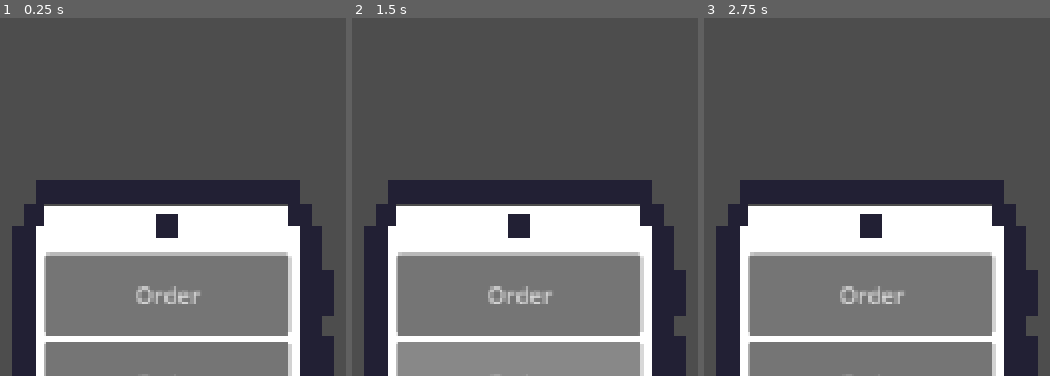
Above: before the commit, frames 1-3 (left to right).
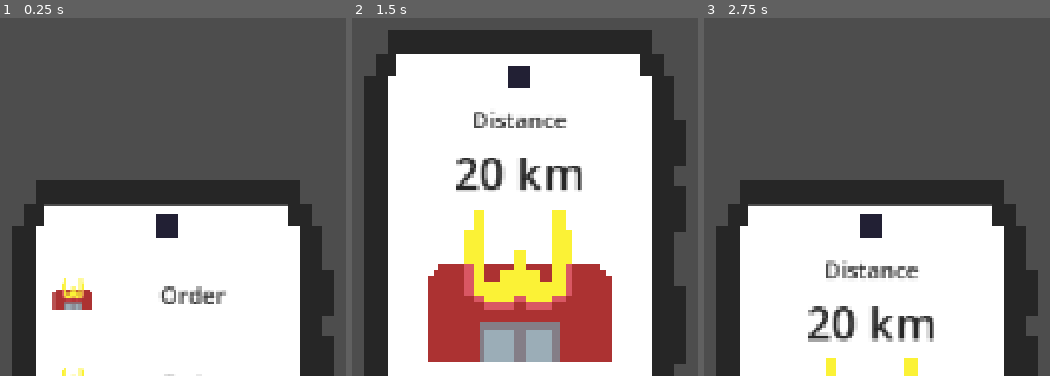
Above: after the commit, the same moments.

Repository: JustThomi/gmtk2026
Game: Godot game, scene res://src/ui/hud.tscn
The game is run twice, just before and just after one commit, with the same random seed, the same clock (stepped at 60 frames per second) and the same inputs. The project has no main scene, so this scene is started directly.
Inputs (mouse positions are in pixels of both pictures, inside the frame that each line leads up to):
- Up to frame 1 (0.25 s): no input
- Up to frame 2 (1.5 s): click "Order" at 0.5 s; tap Enter (ui_accept) at 1.25 s; move the mouse to (525, 350) at 1.27 s; hold D (right) from 1.28 s (still down)
- Up to frame 3 (2.75 s): tap Enter (ui_accept) at 1.52, 2, 2.27 s; move the mouse to (outside the picture) at 2.02 s; release D (right) at 2.03 s; hold S (back) from 2.03 s (still down)

The runs differ from the first frame. In frame 1, 23% of the frame differs, in the area x 12-85%, y 65-100%; in frame 2, 69%, in the area x 3-97%, y 3-100%; in frame 3, 23%.

Commit message:
add basic order selection and sprites

Diff:
--- a/src/ui/hud.gd
+++ b/src/ui/hud.gd
@@ -1,9 +1,20 @@
 extends Control
 
 @onready var phone: MarginContainer = $Phone
+@onready var orders_page: MarginContainer = $Phone/OrdersPage
+@onready var active_order_page: MarginContainer = $Phone/ActiveOrderPage
+
+func _ready() -> void:
+	orders_page.show()
+	active_order_page.hide()
 
 func _on_area_2d_mouse_entered():
 	phone.position.y = 392.0
 
 func _on_area_2d_mouse_exited():
 	phone.position.y = 500.0
+
+func _on_button_pressed() -> void:
+	# TODO: trigger orders here
+	orders_page.hide()
+	active_order_page.show()
--- a/src/ui/hud.tscn
+++ b/src/ui/hud.tscn
@@ -2,6 +2,7 @@
 
 [ext_resource type="Script" uid="uid://b125iay4qyyis" path="res://src/ui/hud.gd" id="1_4rn03"]
 [ext_resource type="Texture2D" uid="uid://c1shj0s3h4vl0" path="res://assets/ui/phone_border.png" id="1_eqvli"]
+[ext_resource type="Texture2D" uid="uid://ds4wxvyjd83g2" path="res://assets/ui/mickeychickey.png" id="3_snmo6"]
 
 [sub_resource type="RectangleShape2D" id="RectangleShape2D_3agn1"]
 size = Vector2(232.5, 248)
@@ -48,30 +49,78 @@
 layout_mode = 2
 texture = ExtResource("1_eqvli")
 
-[node name="MarginContainer" type="MarginContainer" parent="Phone" unique_id=1915270468]
+[node name="OrdersPage" type="MarginContainer" parent="Phone" unique_id=1915270468]
 layout_mode = 2
 theme_override_constants/margin_left = 40
 theme_override_constants/margin_top = 60
 theme_override_constants/margin_right = 40
 theme_override_constants/margin_bottom = 10
 
-[node name="MenuContainer" type="VBoxContainer" parent="Phone/MarginContainer" unique_id=337715491]
+[node name="MenuContainer" type="VBoxContainer" parent="Phone/OrdersPage" unique_id=337715491]
 layout_mode = 2
 
-[node name="Button" type="Button" parent="Phone/MarginContainer/MenuContainer" unique_id=1526215691]
+[node name="Button" type="Button" parent="Phone/OrdersPage/MenuContainer" unique_id=1526215691]
 layout_mode = 2
 size_flags_vertical = 3
+theme_override_colors/font_color = Color(0.14901961, 0.14901961, 0.14901961, 1)
+theme_override_colors/font_hover_color = Color(0.6017273, 0.70538116, 1.069, 1)
 text = "Order"
+icon = ExtResource("3_snmo6")
+flat = true
 
-[node name="Button2" type="Button" parent="Phone/MarginContainer/MenuContainer" unique_id=773857952]
+[node name="Button2" type="Button" parent="Phone/OrdersPage/MenuContainer" unique_id=1930460567]
 layout_mode = 2
 size_flags_vertical = 3
+theme_override_colors/font_color = Color(0.14901961, 0.14901961, 0.14901961, 1)
+theme_override_colors/font_hover_color = Color(0.6017273, 0.70538116, 1.069, 1)
 text = "Order"
+icon = ExtResource("3_snmo6")
+flat = true
 
-[node name="Button3" type="Button" parent="Phone/MarginContainer/MenuContainer" unique_id=1557016430]
+[node name="Button3" type="Button" parent="Phone/OrdersPage/MenuContainer" unique_id=845313003]
 layout_mode = 2
 size_flags_vertical = 3
+theme_override_colors/font_color = Color(0.14901961, 0.14901961, 0.14901961, 1)
+theme_override_colors/font_hover_color = Color(0.6017273, 0.70538116, 1.069, 1)
 text = "Order"
+icon = ExtResource("3_snmo6")
+flat = true
+
+[node name="ActiveOrderPage" type="MarginContainer" parent="Phone" unique_id=94629585]
+visible = false
+layout_mode = 2
+theme_override_constants/margin_left = 40
+theme_override_constants/margin_top = 60
+theme_override_constants/margin_right = 40
+theme_override_constants/margin_bottom = 10
+
+[node name="MenuContainer" type="VBoxContainer" parent="Phone/ActiveOrderPage" unique_id=1131907956]
+layout_mode = 2
+
+[node name="Distance" type="Label" parent="Phone/ActiveOrderPage/MenuContainer" unique_id=656801225]
+layout_mode = 2
+theme_override_colors/font_color = Color(0.14901961, 0.14901961, 0.14901961, 1)
+text = "Distance"
+horizontal_alignment = 1
+vertical_alignment = 1
+
+[node name="DistanceValue" type="Label" parent="Phone/ActiveOrderPage/MenuContainer" unique_id=1250320406]
+layout_mode = 2
+theme_override_colors/font_color = Color(0.14901961, 0.14901961, 0.14901961, 1)
+theme_override_font_sizes/font_size = 32
+text = "20 km"
+horizontal_alignment = 1
+vertical_alignment = 1
+
+[node name="TextureRect" type="TextureRect" parent="Phone/ActiveOrderPage/MenuContainer" unique_id=1446562818]
+texture_filter = 1
+layout_mode = 2
+size_flags_vertical = 3
+texture = ExtResource("3_snmo6")
+stretch_mode = 5
 
 [connection signal="mouse_entered" from="Phone/Area2D" to="." method="_on_area_2d_mouse_entered"]
 [connection signal="mouse_exited" from="Phone/Area2D" to="." method="_on_area_2d_mouse_exited"]
+[connection signal="pressed" from="Phone/OrdersPage/MenuContainer/Button" to="." method="_on_button_pressed"]
+[connection signal="pressed" from="Phone/OrdersPage/MenuContainer/Button2" to="." method="_on_button_pressed"]
+[connection signal="pressed" from="Phone/OrdersPage/MenuContainer/Button3" to="." method="_on_button_pressed"]
Binary file added: assets/ui/house.png
Not shown, added: assets/ui/house.png.import
Binary file added: assets/ui/mickeychickey.png
Not shown, added: assets/ui/mickeychickey.png.import
Binary file changed: assets/ui/phone_border.png
